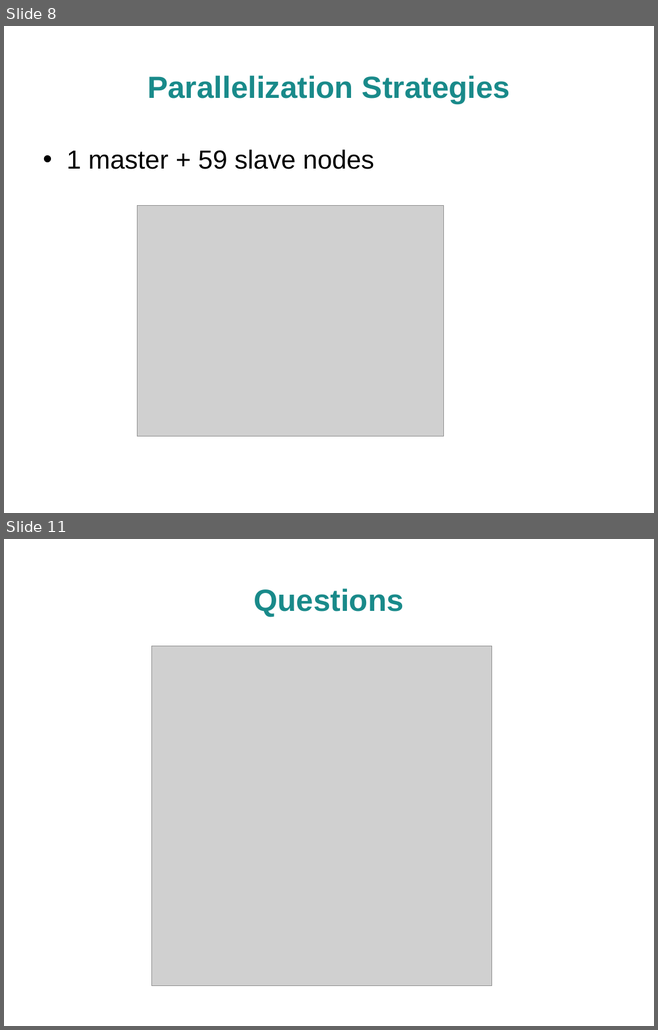
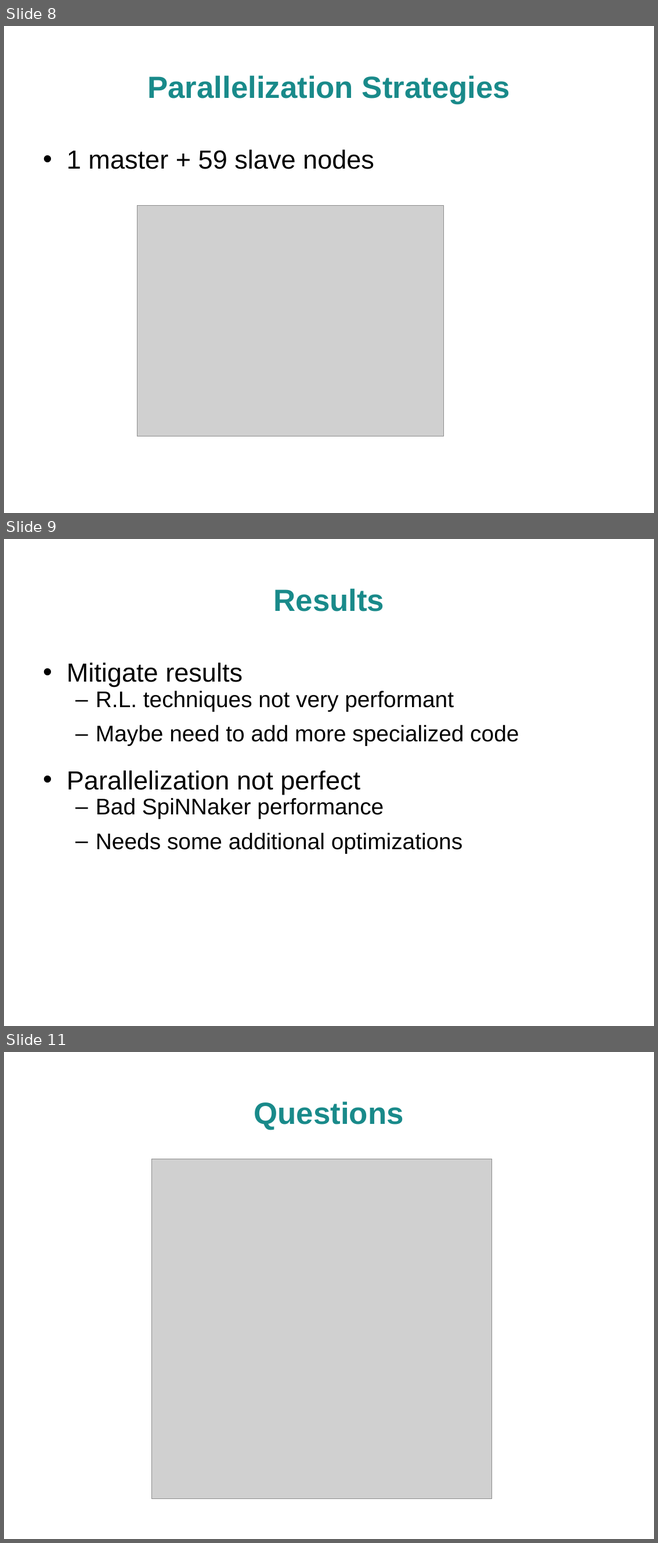
Before and after one commit to QJonny/SpiNNaker, a slide deck: doc/presentation/Presentation.odp. Shown one above the other, each under a label of ours: slides 8 and 11 before the commit, slides 8, 9 and 11 after it; the slides between them are not shown. The pictures are 658x1030 and 658x1543 pixels, drawn with LibreOffice and Linux fonts; fonts in the diff are those of the drawing; grey boxes stand for pictures; background and template pictures are left out. Boxes give left, top, right and bottom in pixels: in the first picture for what was removed or moved away, otherwise in the second. Text is boxed around its words. In the diff, an @@ line names an element or a change of style, - is before the commit and + after.

```diff
--- a/doc/presentation/Presentation.odp
+++ b/doc/presentation/Presentation.odp
@@ slide 9 added at [4, 539, 654, 1026], background picture (left out) @@
@@ title added at [274, 588, 384, 611], 34 pt, text #198A8A, bold @@
+Results
@@ text added at [67, 663, 518, 853], 25 pt, text #000000 @@
+• Mitigate results
+  – R.L. techniques not very performant
+  – Maybe need to add more specialized code
+• Parallelization not perfect
+  – Bad SpiNNaker performance
+  – Needs some additional optimizations
```
Also in this commit, not shown: 1 slide changed, 1 other slide added, 2 slides removed, 1 other file.
